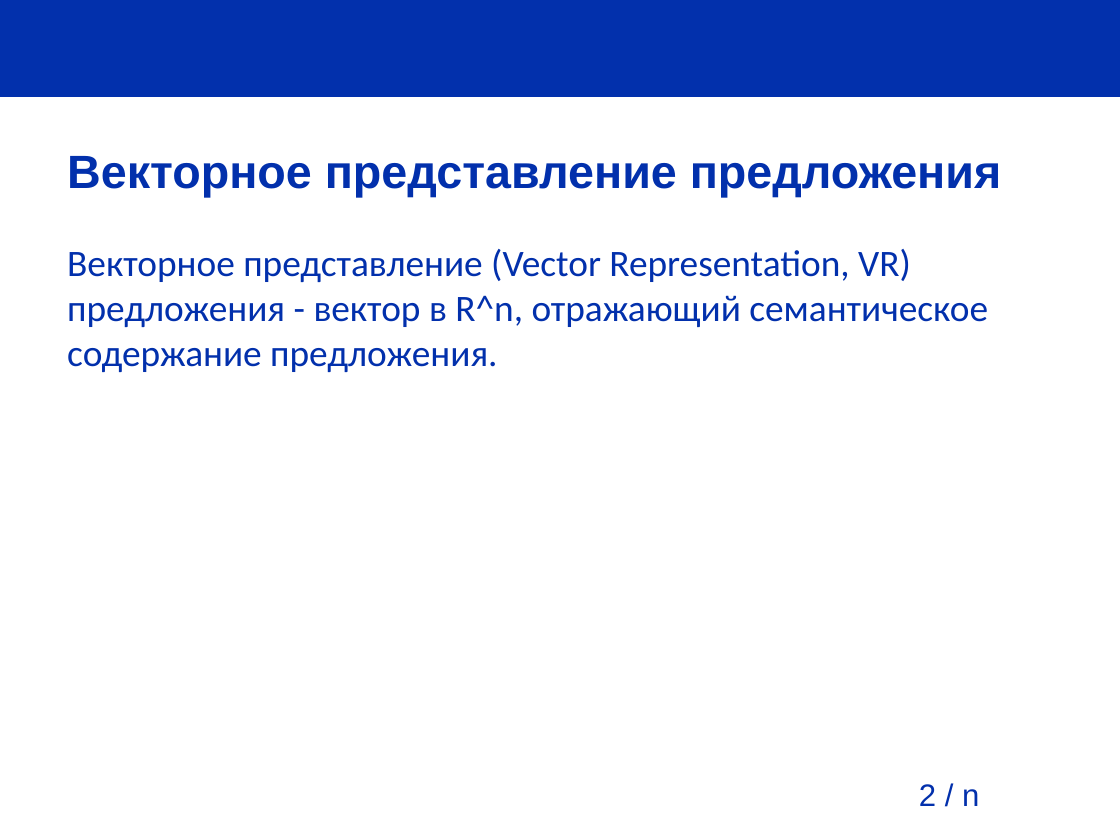
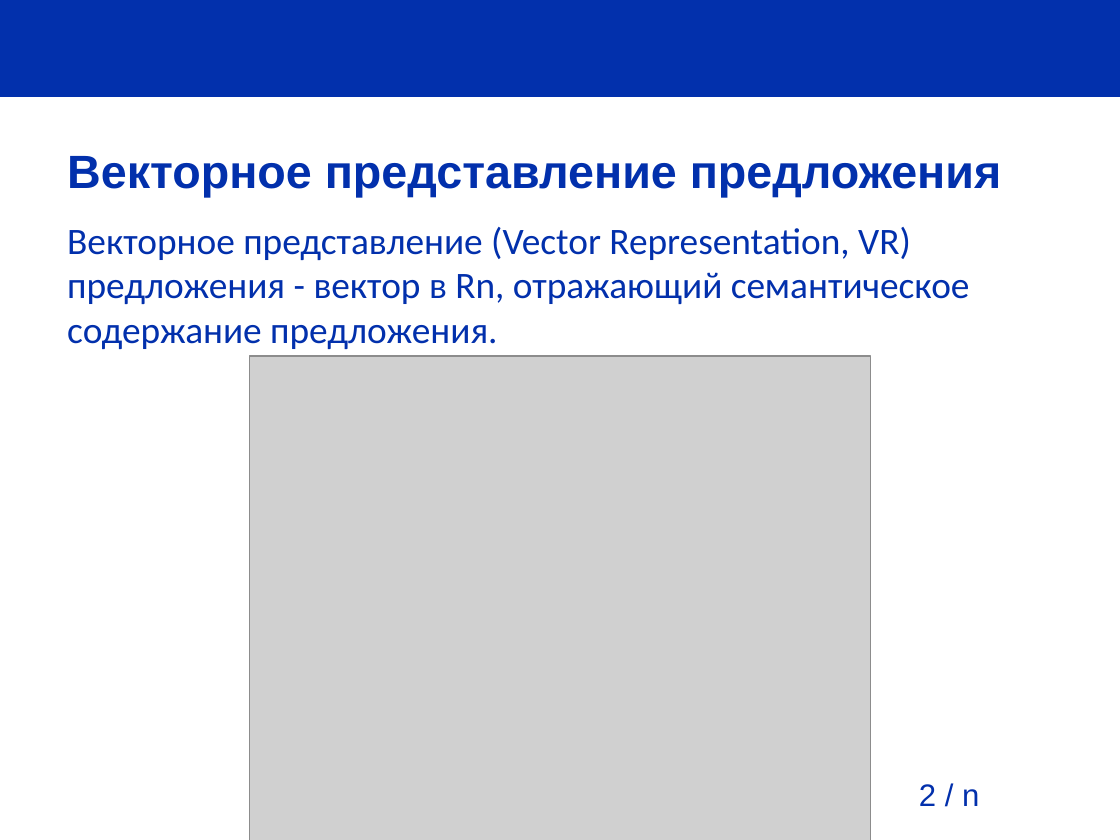
Before and after one commit to pva701/bachelor-thesis, a slide deck: slide 2 of presentation/presentation.odp. Drawn at 1120x840 pixels with LibreOffice and Linux fonts; fonts in the diff are those of the drawing; grey boxes stand for pictures; background and template pictures are left out. Boxes give left, top, right and bottom in pixels: in the first picture for what was removed or moved away, otherwise in the second. Text is boxed around its words. In the diff, an @@ line names an element or a change of style, - is before the commit and + after.

```diff
--- a/presentation/presentation.odp
+++ b/presentation/presentation.odp
@@ text at [67, 227, 970, 349]: text changed @@
-Векторное представление (Vector Representation, VR) предложения - вектор в R^n, отражающий семантическое содержание предложения.
+Векторное представление (Vector Representation, VR) предложения - вектор в Rn, отражающий семантическое содержание предложения.
@@ picture added at [250, 356, 870, 840] @@
```
Also in this commit, not shown: 3 other slides changed, 3 slides added, 12 other files.
